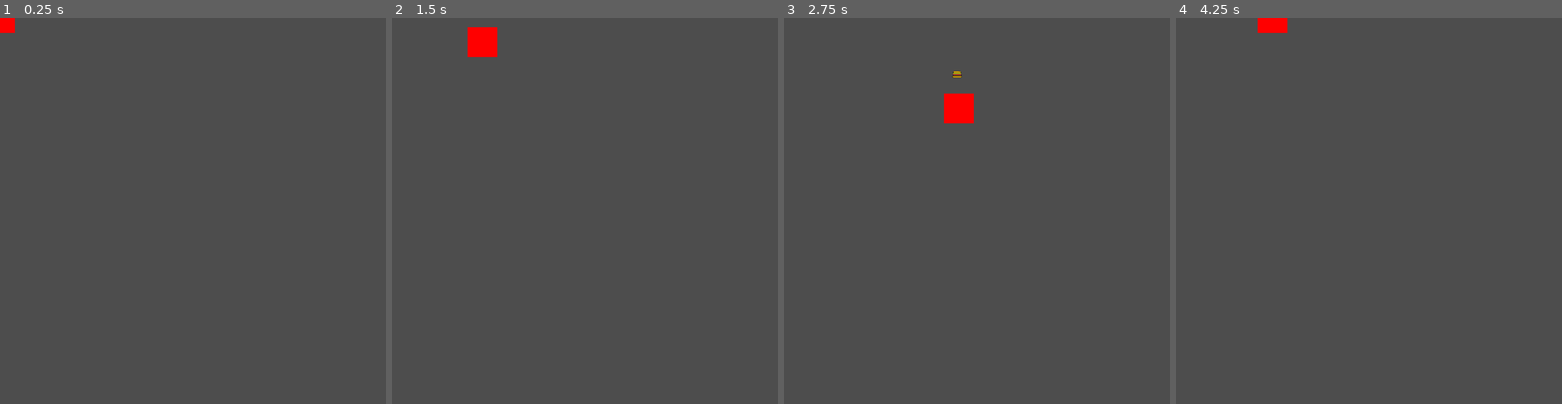
Above: before the commit, frames 1-4 (left to right).
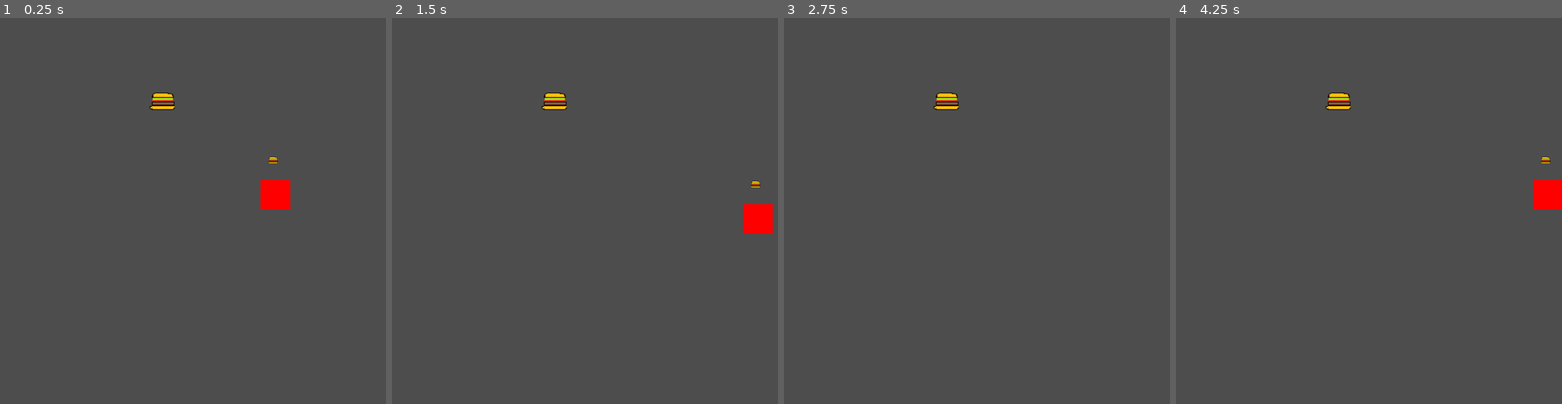
Above: after the commit, the same moments.

Repository: Vektor-Studios/Hackclub-Haven
Game: Godot game, scene res://Scenes/game.tscn
Two runs of this game, one before a commit and one after it. Both use one fixed random seed, a clock stepped at 60 frames per second and the inputs below. The engine's default icon, where the game draws it, is replaced by a stand-in: a white triangle on a blue panel in a dark square.
Inputs:
- Up to frame 1 (0.25 s): no input
- Up to frame 2 (1.5 s): tap Enter at 0.5 s; hold D (right) 0.53-1.28 s; hold S (down) from 1.28 s (still down)
- Up to frame 3 (2.75 s): release S (down) at 2.03 s; hold D (right) from 2.03 s (still down)
- Up to frame 4 (4.25 s): release D (right) at 2.78 s; hold W (up) 2.78-3.53 s; hold A (left) from 3.53 s (still down)

The runs differ from the first frame. In frame 1, 1.1% of the frame differs, in the area x 0-76%, y 0-50%; in frame 2, 1.5%, in the area x 19-99%, y 2-56%; in frame 3, 0.7%; in frame 4, 1.2%.

Commit message:
Food Item Pickup node & small changes

Diff:
--- /dev/null
+++ b/Scenes/food_item_pickup.tscn
@@ -0,0 +1,11 @@
+[gd_scene format=3 uid="uid://dl8sll7pcc4yp"]
+
+[ext_resource type="Script" uid="uid://domareak4btb3" path="res://Scripts/food_item_pickup.gd" id="1_rivou"]
+[ext_resource type="Texture2D" uid="uid://bhv7qvdb7ir0f" path="res://Sprites/burger_sprite.png" id="2_hkujc"]
+
+[node name="FoodItemPickup" type="Node2D" unique_id=624916689]
+script = ExtResource("1_rivou")
+
+[node name="Sprite" type="Sprite2D" parent="." unique_id=1059330968]
+scale = Vector2(1.875, 1.875)
+texture = ExtResource("2_hkujc")
--- a/Scenes/game.tscn
+++ b/Scenes/game.tscn
@@ -1,7 +1,12 @@
 [gd_scene format=3 uid="uid://du1r3j5673vca"]
 
 [ext_resource type="PackedScene" uid="uid://13tlneila0p5" path="res://Scenes/player.tscn" id="1_ebmjs"]
+[ext_resource type="PackedScene" uid="uid://dl8sll7pcc4yp" path="res://Scenes/food_item_pickup.tscn" id="2_qxrlw"]
 
 [node name="Game" type="Node2D" unique_id=445429191]
 
 [node name="Player" parent="." unique_id=1714150782 instance=ExtResource("1_ebmjs")]
+position = Vector2(685, 440)
+
+[node name="FoodItemPickup" parent="." unique_id=624916689 instance=ExtResource("2_qxrlw")]
+position = Vector2(419, 238)
--- a/Scenes/player.tscn
+++ b/Scenes/player.tscn
@@ -10,8 +10,8 @@
 script = ExtResource("1_v0iea")
 
 [node name="FoodSprite" type="Sprite2D" parent="." unique_id=1700099742]
-position = Vector2(1.000001, -73)
-scale = Vector2(0.71625006, 0.71625006)
+position = Vector2(0, -74)
+scale = Vector2(0.738125, 0.738125)
 texture = ExtResource("2_cvnsp")
 
 [node name="ColorRect" type="ColorRect" parent="." unique_id=2017136592]
--- /dev/null
+++ b/Scripts/food_item_pickup.gd
@@ -0,0 +1,14 @@
+extends Node2D
+
+@export var item_id : int
+
+func _ready() -> void:
+	set_sprite()
+
+func set_sprite():
+	if item_id != null:
+		$Sprite.texture = check_food().get_sprite_path()
+
+func check_food():
+	if item_id != null:
+		return FoodItems.food_item_array[item_id]
Not shown, added: Scripts/food_item_pickup.gd.uid
